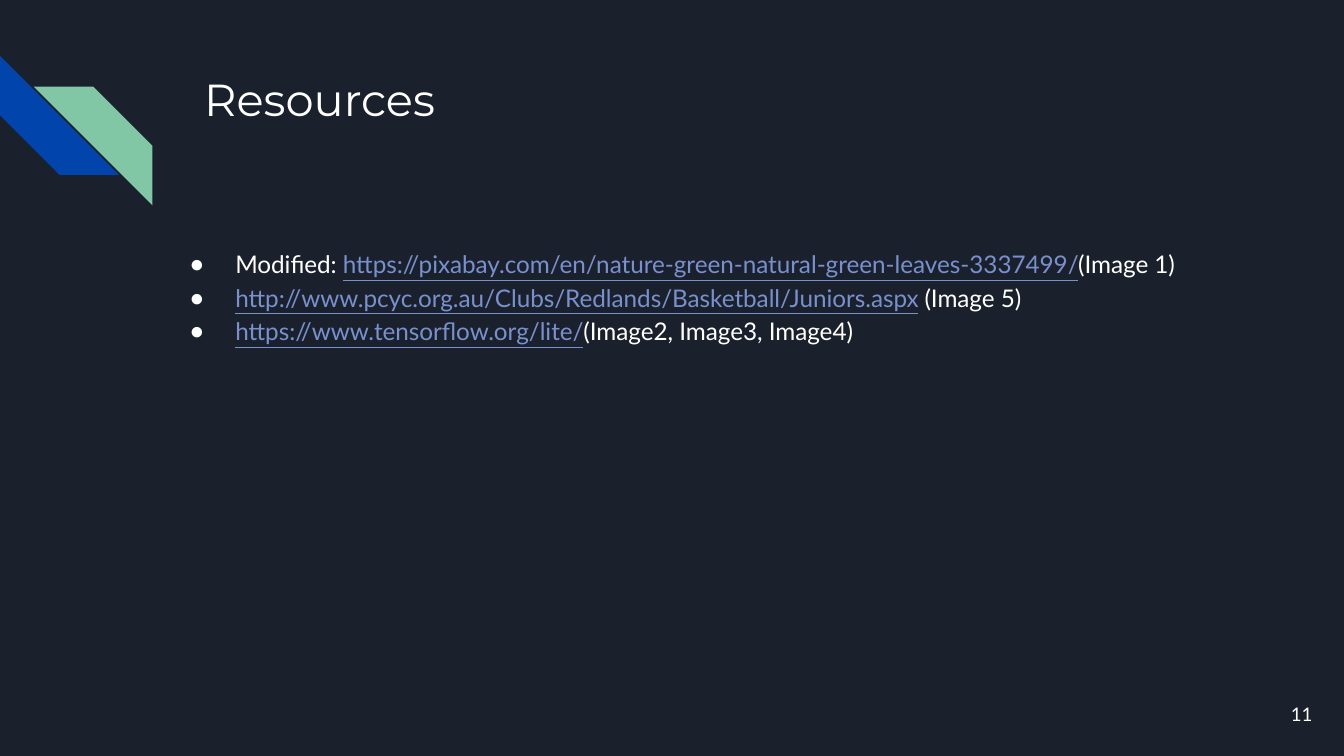
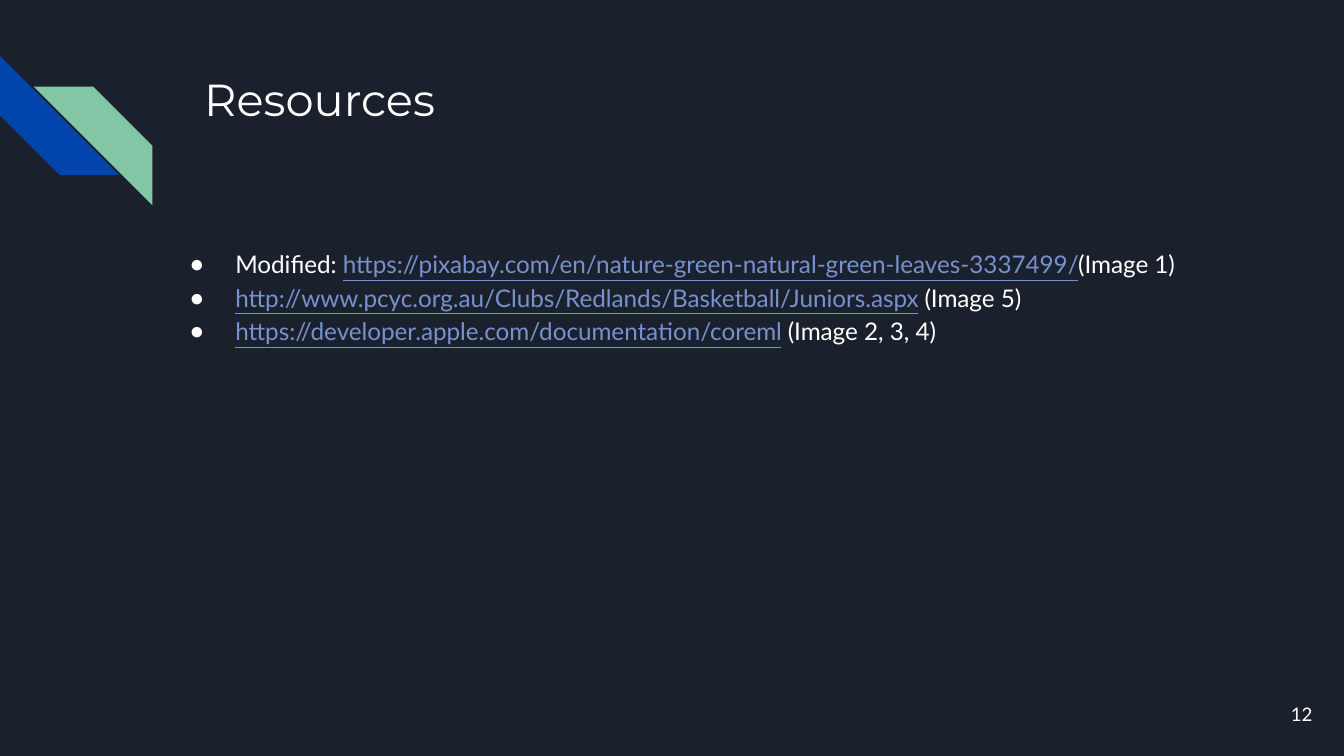
Before and after one commit to zacherygentry/CSE-3311, a slide deck: slide 12 of iteration3Phase/Iteration 3.pptx (slide 11 before the commit). Drawn at 1344x756 pixels with LibreOffice and Linux fonts; fonts in the diff are those of the drawing. Boxes give left, top, right and bottom in pixels: in the first picture for what was removed or moved away, otherwise in the second. Text is boxed around its words. In the diff, an @@ line names an element or a change of style, - is before the commit and + after.

Commit message:
powerpoint edited

```diff
--- a/iteration3Phase/Iteration 3.pptx
+++ b/iteration3Phase/Iteration 3.pptx
@@ text at bbox=[235, 321, 937, 345]: text changed @@
-● https://www.tensorflow.org/lite/(Image2, Image3, Image4)
+● https://developer.apple.com/documentation/coreml (Image 2, 3, 4)
@@ page number at bbox=[1291, 707, 1313, 721]: text changed @@
-11
+12
```
Also in this commit, not shown: 2 other slides changed, 3 slides added, 2 slides removed, 3 other files.
